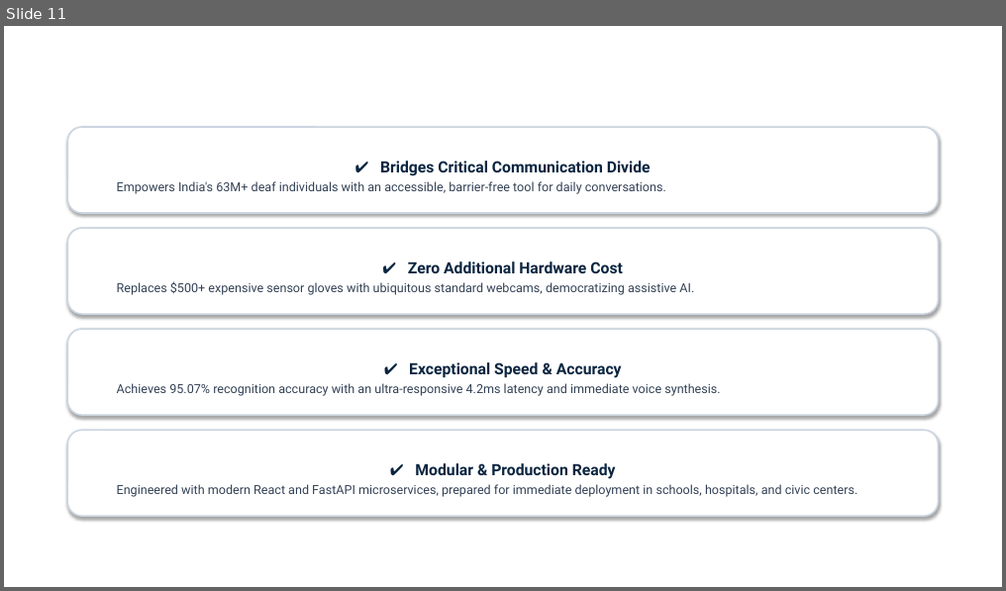
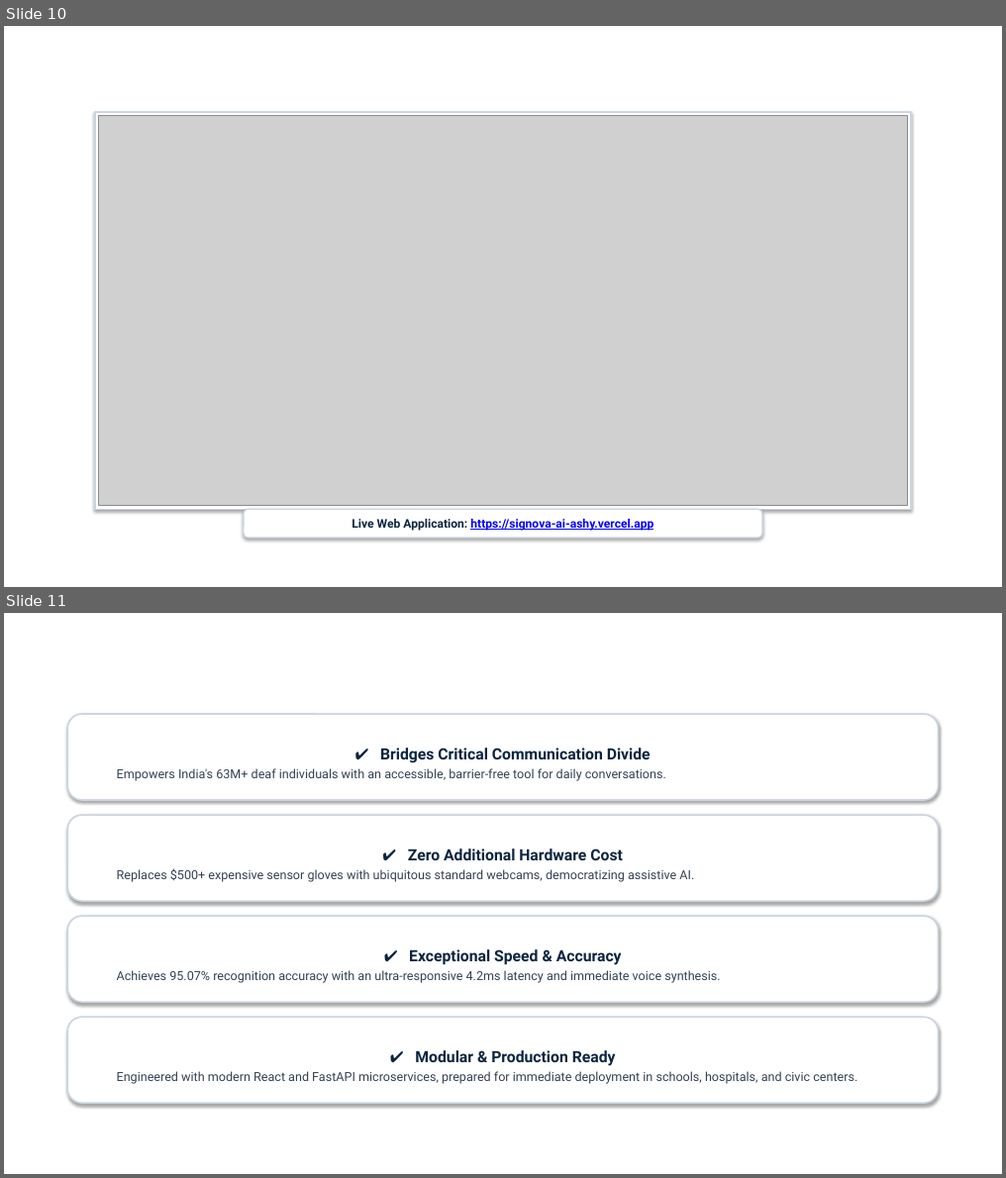
Before and after one commit to dhineshkumar-devx/signova-ai, a slide deck: docs/presentation/SIGNOVA_AI_Presentation_Final.pptx. Shown one above the other, each under a label of ours: slide 11 before the commit, slides 10 and 11 after it. The pictures are 1006x591 and 1006x1178 pixels, drawn with LibreOffice and Linux fonts; fonts in the diff are those of the drawing; grey boxes stand for pictures; background and template pictures are left out. Boxes give left, top, right and bottom in pixels: in the first picture for what was removed or moved away, otherwise in the second. Text is boxed around its words. In the diff, an @@ line names an element or a change of style, - is before the commit and + after.

Commit message:
docs: update presentation decks with GitHub and Vercel links

```diff
--- a/docs/presentation/SIGNOVA_AI_Presentation_Final.pptx
+++ b/docs/presentation/SIGNOVA_AI_Presentation_Final.pptx
@@ slide 10 added at [4,26,1002,587], background picture (left out) @@
@@ rectangle added at [95,112,912,509], fill #FFFFFF, outline #CBD5E1 1.5 pt @@
@@ picture added at [99,116,908,506] @@
@@ rounded rectangle added at [244,509,762,538], fill #FFFFFF, outline #CBD5E1 1.2 pt, 11.5 pt, text #0000FF, bold, underline @@
+Live Web Application: https://signova-ai-ashy.vercel.app
```
Also in this commit, not shown: 1 other slide added, 2 slides removed, 1 other file.
